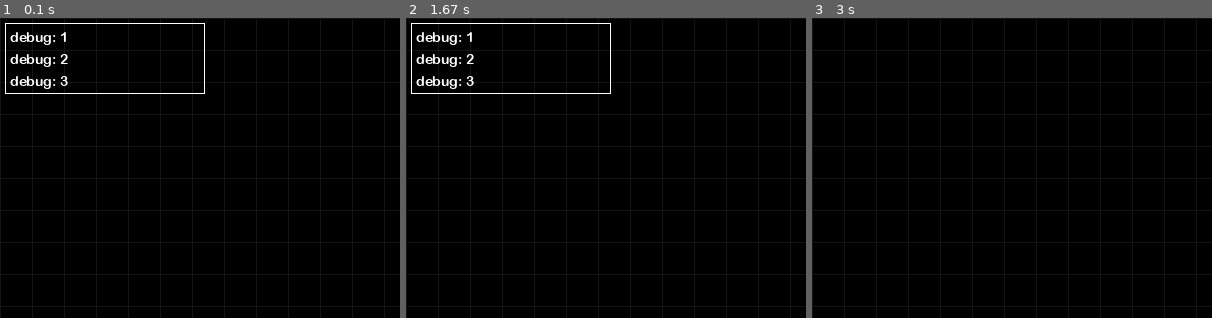
Above: before the commit, frames 1-3 (left to right).
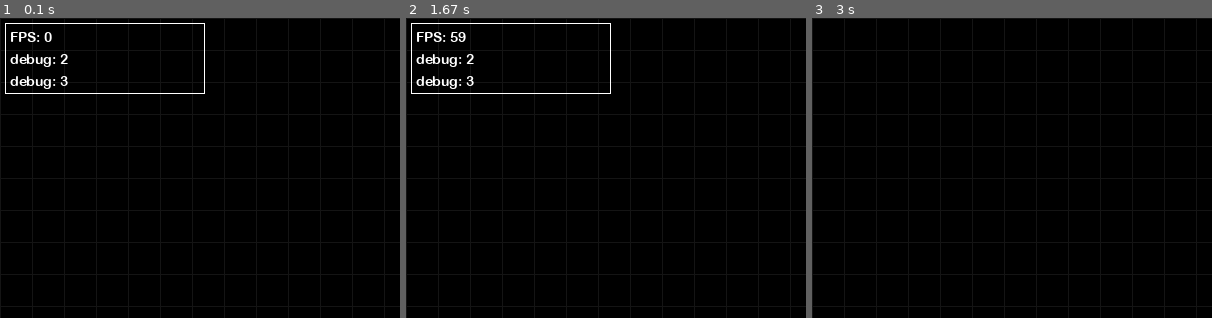
Above: after the commit, the same moments.

Repository: JonathanMurray/pygameui
Game: pygame game, started from main.py
The game is run twice, just before and just after one commit, with the same random seed, the same clock (stepped at 60 frames per second) and the same inputs.
Inputs (mouse positions are % of the whole screen's width and height, from its top left):
- Up to frame 1 (0.1 s): no input
- Up to frame 2 (1.67 s): press the mouse at (41, 71) at 0.37 s; move the mouse to (56, 45) at 0.47 s; release the mouse at (72, 19) at 0.6 s; press the mouse at (41, 90) at 0.7 s; move the mouse to (34, 60) at 0.8 s; release the mouse at (26, 30) at 0.93 s; press the mouse at (14, 81) at 1.03 s; move the mouse to (23, 84) at 1.13 s; release the mouse at (33, 88) at 1.27 s; click (66, 36) at 1.38 s
- Up to frame 3 (3 s): click (42, 76) at 1.72 s; click (28, 81) at 2.05 s; click (37, 85) at 2.38 s; click (70, 21) at 2.72 s
The pictures show only the part of the screen within x 0-50%, y 0-50%; the shares and areas given below are measured in that part.

The runs differ from the first frame. In frame 1, 0.3% of the frame differs, in the area x 2-17%, y 4-9%; in frame 2, 0.3%; in frame 3, nothing differs.

Commit message:
Add timer and display fps

Diff:
--- a/main.py
+++ b/main.py
@@ -4,7 +4,7 @@
 from pygame.color import Color
 from pygame.font import Font
 from pygame.math import Vector2
-from pygame.time import Clock
+from pygame.time import Clock, set_timer
 
 from buttons import button, checkbox
 from containers import ListContainer, Orientation, AbsolutePosContainer
@@ -13,17 +13,22 @@
 SCREEN_RESOLUTION = (800, 600)
 COLOR_WHITE = Color(255, 255, 255)
 
+USEREVENT_EACH_SECOND = pygame.USEREVENT + 1
+
 
 def main():
   pygame.init()
   screen = pygame.display.set_mode(SCREEN_RESOLUTION)
   clock = Clock()
+  set_timer(USEREVENT_EACH_SECOND, 1000)
+
   font = Font('Arial Rounded Bold.ttf', 14)
   background_color = (0, 0, 0)
   grid = BackgroundGrid(screen, SCREEN_RESOLUTION, Color(20, 20, 20), 32)
 
+  fps_text = FormattedText(screen, font, COLOR_WHITE, "FPS: %i", 0)
   debug_texts = [
-    Text(screen, font, COLOR_WHITE, "debug: 1"),
+    fps_text,
     Text(screen, font, COLOR_WHITE, "debug: 2"),
     Text(screen, font, COLOR_WHITE, "debug: 3"),
   ]
@@ -67,6 +72,8 @@
         container.handle_mouse_click(pygame.mouse.get_pos())
       elif event.type == pygame.MOUSEMOTION:
         container.handle_mouse_motion(pygame.mouse.get_pos())
+      elif event.type == USEREVENT_EACH_SECOND:
+        fps_text.format_text(int(clock.get_fps()))
 
     elapsed_time = clock.tick()
 
